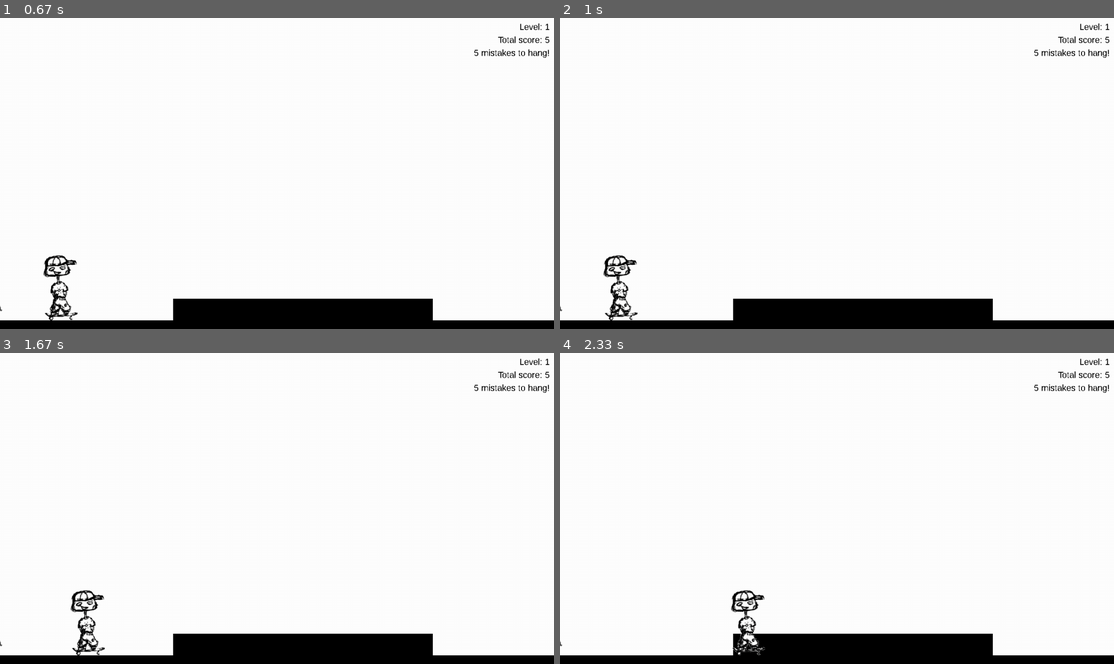
Above: before the commit, frames 1-4 (two rows, left to right).
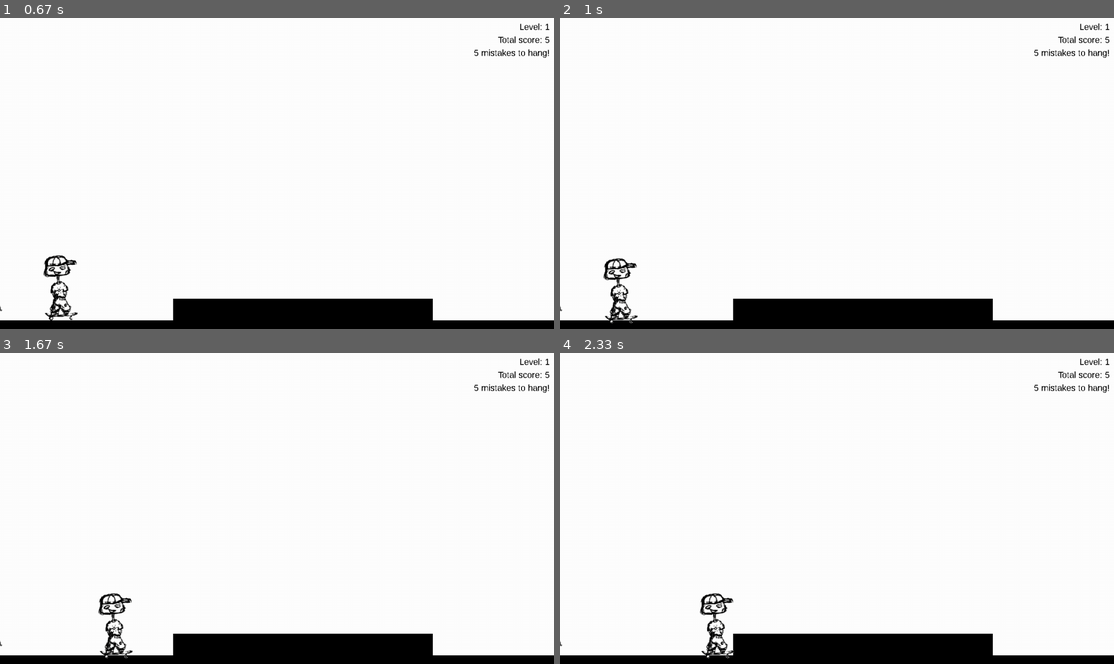
Above: after the commit, the same moments.

Repository: spookydoodle/bounce_pygame
Game: pygame game, started from Skater/Skater/main.py
Two runs of this game, one before a commit and one after it. Both use one fixed random seed, a clock stepped at 60 frames per second and the inputs below.
Inputs:
- Up to frame 1 (0.67 s): tap Enter at 0.33 s
- Up to frame 2 (1 s): tap Space at 0.67 s
- Up to frame 3 (1.67 s): tap A at 1 s; tap D at 1.33 s
- Up to frame 4 (2.33 s): no input

Frame 1 is identical in both runs. In frame 2, 0.7% of the frame differs, in the area x 7-14%, y 76-99%; in frame 3, 1.1%, in the area x 12-24%, y 76-99%; in frame 4, 1.1%.

Commit message:
add some lousy collision detection

Diff:
--- a/Skater/Skater/cls/game.py
+++ b/Skater/Skater/cls/game.py
@@ -79,9 +79,11 @@
         # flags used to perform tricks
         self.is_manual = False
 
-        # these parameters are used to perform an action when player hits an obstacle on horizontal axis (x)
-        self.is_colliding_x = False
-        self.is_colliding_y = False
+        # these parameters are used to stop the player after hitting  obstacle on horizontal axis (x)
+        self.is_colliding_r = False
+        self.is_colliding_l = False
+        self.is_colliding_t = False
+        self.is_colliding_b = False
 
         # these parameters are used to determine direction for accelerating/decelerating when user stops skating;
         # 1 = right/up, -1 = left/down, 0 = no movement
@@ -136,26 +138,30 @@
 
 
     def accelerate(self):
-        self.rect.x += self.speed * self.moving_direction_x
-        #self.rect.x += self.v * self.v / self.a * self.moving_direction_x
-
-        #if self.v < 10:
-        #    self.v *= 1.2
+        if (not self.is_colliding_r and self.moving_direction_x > 0) \
+        or (not self.is_colliding_l and self.moving_direction_x < 0):
+            self.rect.x += self.speed * self.moving_direction_x
+            #self.rect.x += self.v * self.v / self.a * self.moving_direction_x
+
+            #if self.v < 10:
+            #    self.v *= 1.2
 
 
     def decelerate(self):
-        if self.v > self.ZERO and self.is_decelerating:
-            self.rect.x += self.v * self.v / self.a * self.moving_direction_x
-
-            # decrease velocity using drag parameter but only if on the ground
-            if not self.is_jumping:
-                self.v *= self.DRAG
-
-        # if velocity reaches 0.00001 reset to initial velocity value v0
-        elif self.v <= self.ZERO:
-            self.is_decelerating = False
-            self.moving_direction_x = 0
-            self.v = self.v0
+
+        if not self.is_colliding_r:
+
+            if self.v > self.ZERO and self.is_decelerating:
+                self.rect.x += self.v * self.v / self.a * self.moving_direction_x
+
+                # decrease velocity using drag parameter but only if on the ground
+                if not self.is_jumping:
+                    self.v *= self.DRAG
+
+            # if velocity reaches 0.00001 reset to initial velocity value v0
+            elif self.v <= self.ZERO:
+                self.stop_movement_x()
+
 
 
     def jump(self, ground_pos_y):
@@ -183,11 +189,21 @@
 
             # If ground is reached, reset variables.
             if self.rect.y >= ground_pos_y:
-                self.rect.y = ground_pos_y
-                self.v_jump = self.G * self.v0
-                self.v *= self.ELASTICITY
-
-                self.is_jumping = False
+                self.stop_movement_y()
+
+
+    def stop_movement_x(self):
+        self.is_decelerating = False
+        self.moving_direction_x = 0
+        self.v = self.v0
+
+
+    def stop_movement_y(self):
+        #self.rect.y = ground_pos_y
+        self.v_jump = self.G * self.v0
+        self.v *= self.ELASTICITY
+        self.is_jumping = False
+        self.is_falling = False
 
 
     def handle_images(self):
@@ -400,9 +416,9 @@
                 ##    self.t_shuffle += 1
                 ##    self.create_obstacles()
 
+                self.check_collisions()
                 self.player.move(screen, events)
                 self.player.jump(550)
-                self.check_collision()
                 self.check_game_result()
 
             # You won level screen - press any key to move to next level
@@ -434,17 +450,48 @@
         self.all_sprites_group.add(obstacle2)
 
 
-    def check_collision(self):
-        #Check if there is a colision player - letter and if yes then update hidden keyword on screen, update alphabet and scores
+    def check_collisions(self):
         collision_list = pygame.sprite.spritecollide(self.player, self.all_sprites, False)
 
         for obstacle in collision_list:
-            #self.all_sprites_group.remove(obstacle)
-            #self.all_sprites.remove(obstacle)
-            #self.score.decrease_current()
-
-            if (self.player.rect.x + self.player.rect.width) >= obstacle.rect.x:
-                self.is_colliding_x = True
+
+            self.check_collision_r(obstacle)
+            self.check_collision_l(obstacle)
+
+    # check collision player_right - obstacle_left
+    def check_collision_r(self, obstacle):
+        if (self.player.rect.collidepoint(obstacle.rect.midleft) \
+            or self.player.rect.collidepoint(obstacle.rect.topleft) \
+            or self.player.rect.collidepoint(obstacle.rect.bottomleft)) \
+            and (self.player.rect.x + self.player.rect.width) >= obstacle.rect.x:
+            self.player.stop_movement_x()
+            self.player.is_colliding_r = True
+
+        else:
+            self.player.is_colliding_r = False
+
+
+    # check collision player_left - obstacle_right
+    def check_collision_l(self, obstacle):
+        if (self.player.rect.collidepoint(obstacle.rect.midright) \
+            or self.player.rect.collidepoint(obstacle.rect.topright) \
+            or self.player.rect.collidepoint(obstacle.rect.bottomright)) \
+            and self.player.rect.x <= (obstacle.rect.x + obstacle.rect.width):
+
+            self.player.stop_movement_x()
+            self.player.is_colliding_l = True
+
+        else:
+            self.player.is_colliding_l = False
+
+    ## check collision player_bottom - obstacle_top - not working yet
+    #def check_collision_b(self, obstacle):
+    #    if self.player.rect.colliderect(obstacle.rect) \
+    #        and self.player.rect.x <= (obstacle.rect.x + obstacle.rect.height) \
+    #        and self.player.rect.x <= (obstacle.rect.x + obstacle.rect.width):
+
+    #        self.player.stop_movement_y()
+    #        self.player.is_colliding_b = True
 
 
     def check_game_result(self):
Not shown, added: .gitignore
